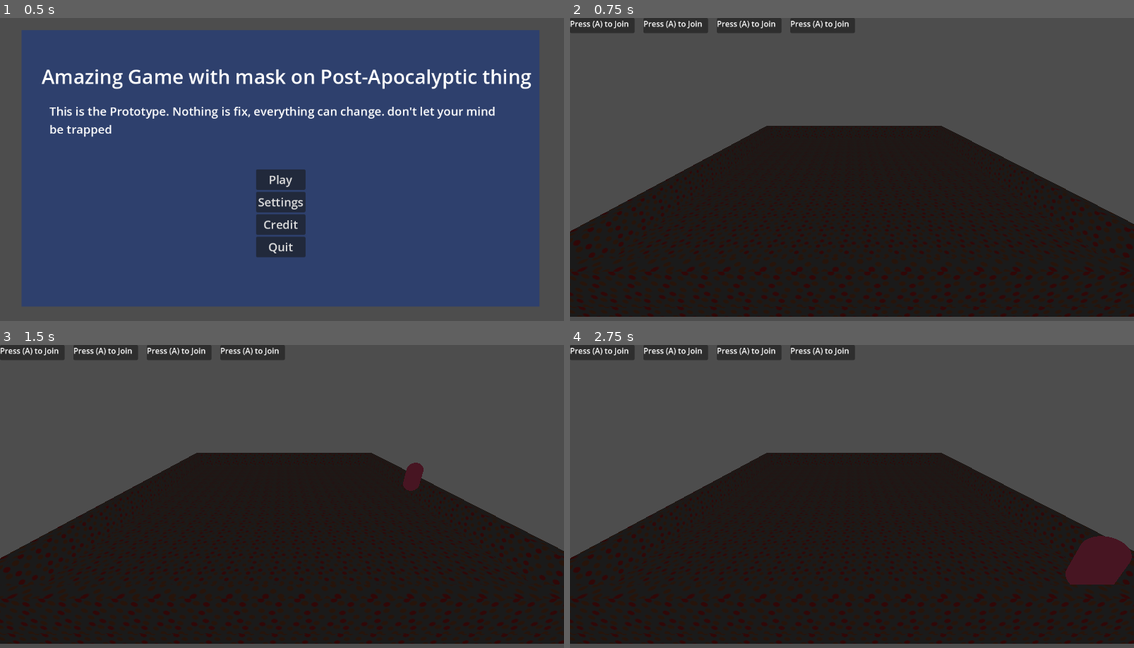
Above: before the commit, frames 1-4 (two rows, left to right).
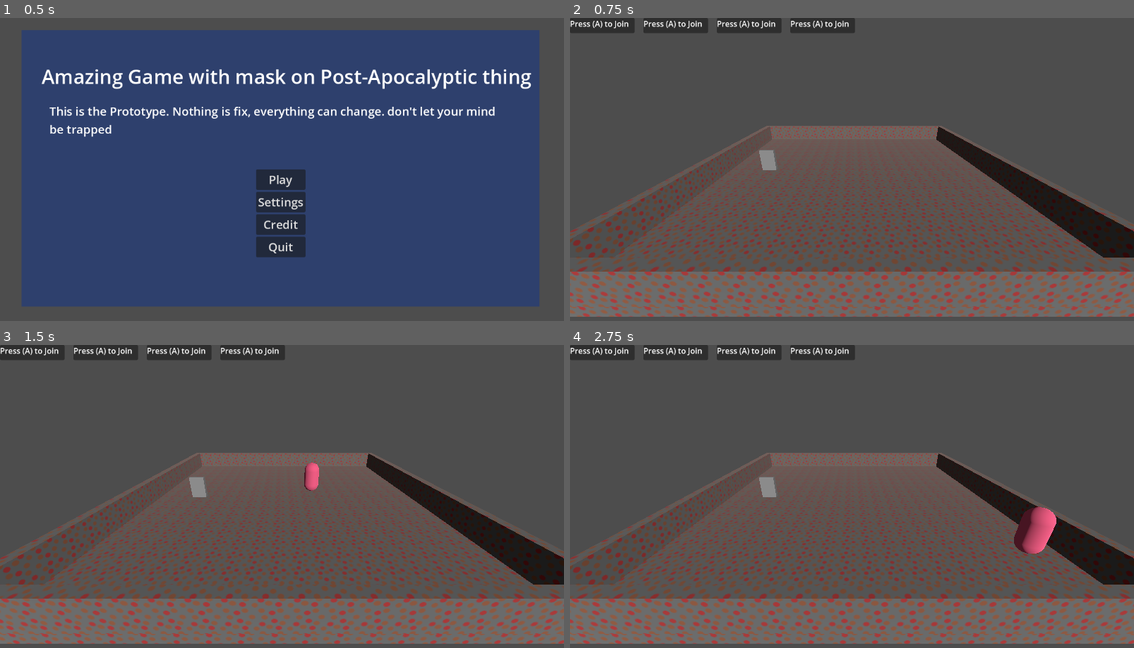
Above: after the commit, the same moments.

Repository: icvara/GGJ26
Game: Godot game, scene res://Menu/Landing_menu.tscn
Same seed, same stepped clock (60 frames per second), same inputs: the game is played once before the commit and once after it.
Inputs:
- Up to frame 1 (0.5 s): no input
- Up to frame 2 (0.75 s): click "Play" at 0.5 s
- Up to frame 3 (1.5 s): tap A (move_left) at 1.25 s; hold D (move_right) from 1.28 s (still down); hold Enter (join_game) from 1.28 s (still down)
- Up to frame 4 (2.75 s): tap A (move_left) at 2 s; release D (move_right) at 2.03 s; release Enter (join_game) at 2.03 s; hold S (move_down) from 2.03 s (still down); tap Enter (join_game) at 2.1 s

Frame 1 is identical in both runs. In frame 2, 48% of the frame differs, in the area x 0-100%, y 35-99%; in frame 3, 48%; in frame 4, 50%.

Commit message:
added a mask, can be taken from othe rplayer

Diff:
--- /dev/null
+++ b/godot-ggj-26/Mask/mask.gd
@@ -0,0 +1,7 @@
+extends CharacterBody3D
+
+
+func _on_area_3d_body_entered(body: Node3D) -> void:
+	if body.is_in_group("players"):
+		if body.mask_equipped == null:
+			body.put_on_mask(self)
--- /dev/null
+++ b/godot-ggj-26/Mask/mask.tscn
@@ -0,0 +1,30 @@
+[gd_scene load_steps=5 format=3 uid="uid://632f50g7ngck"]
+
+[ext_resource type="Script" uid="uid://cbgqwhcmmkfrl" path="res://Mask/mask.gd" id="1_f250e"]
+
+[sub_resource type="BoxMesh" id="BoxMesh_bp1os"]
+size = Vector3(1, 1.5, 0.3)
+
+[sub_resource type="BoxShape3D" id="BoxShape3D_cq5j3"]
+size = Vector3(1, 1.5, 0.3)
+
+[sub_resource type="BoxShape3D" id="BoxShape3D_b1y6m"]
+size = Vector3(1.5, 2, 0.8)
+
+[node name="Mask" type="CharacterBody3D"]
+collision_layer = 0
+collision_mask = 0
+script = ExtResource("1_f250e")
+
+[node name="MeshInstance3D" type="MeshInstance3D" parent="."]
+mesh = SubResource("BoxMesh_bp1os")
+
+[node name="CollisionShape3D" type="CollisionShape3D" parent="."]
+shape = SubResource("BoxShape3D_cq5j3")
+
+[node name="Area3D" type="Area3D" parent="."]
+
+[node name="CollisionShape3D" type="CollisionShape3D" parent="Area3D"]
+shape = SubResource("BoxShape3D_b1y6m")
+
+[connection signal="body_entered" from="Area3D" to="." method="_on_area_3d_body_entered"]
--- a/godot-ggj-26/Player/player.gd
+++ b/godot-ggj-26/Player/player.gd
@@ -2,7 +2,12 @@
 
 var playerID = 0
 
-@export var speed := 50.0
+var mask_equipped = null
+var mask_timer_finished = true
+
+var head_pos = Vector3(0.,1.,0.5)
+
+@export var speed := 10.0
 
 func _physics_process(delta):
 	var direction = Vector3()
@@ -14,14 +19,15 @@
 	if direction.z <0.6 and direction.z > -0.6:
 		direction.z = 0
 
-	if Input.is_action_pressed("move_down"):
-		direction.z = 1
-	if Input.is_action_pressed("move_up"):
-		direction.z = -1
-	if Input.is_action_pressed("move_left"):
-		direction.x = -1
-	if Input.is_action_pressed("move_right"):
-		direction.x = 1
+	if playerID == 3:
+		if Input.is_action_pressed("move_down"):
+			direction.z = 1
+		if Input.is_action_pressed("move_up"):
+			direction.z = -1
+		if Input.is_action_pressed("move_left"):
+			direction.x = -1
+		if Input.is_action_pressed("move_right"):
+			direction.x = 1
 	#if input_vector.length() > 0:
 		#input_vector = input_vector.normalized()
 
@@ -30,3 +36,21 @@
 	velocity.z = direction.z * speed
 
 	move_and_slide()
+
+	if mask_equipped:
+		mask_equipped.global_position = global_position + head_pos
+
+
+func put_on_mask(mask):
+	mask_equipped = mask
+	mask.global_position = global_position + head_pos
+	mask_timer_finished = false
+	await get_tree().create_timer(1.0).timeout
+	mask_timer_finished = true
+
+
+func _on_area_3d_body_entered(body: Node3D) -> void:
+	if body.is_in_group("players"):
+		if body.mask_equipped != null and body.mask_timer_finished:
+			put_on_mask(body.mask_equipped)
+			body.mask_equipped = null
--- a/godot-ggj-26/Player/player.tscn
+++ b/godot-ggj-26/Player/player.tscn
@@ -10,7 +10,11 @@
 [sub_resource type="CapsuleMesh" id="CapsuleMesh_4ntmi"]
 material = SubResource("StandardMaterial3D_l8h54")
 
-[node name="Player" type="CharacterBody3D"]
+[sub_resource type="CapsuleShape3D" id="CapsuleShape3D_l8h54"]
+radius = 0.8
+height = 2.3
+
+[node name="Player" type="CharacterBody3D" groups=["players"]]
 script = ExtResource("1_l8h54")
 
 [node name="CollisionShape3D" type="CollisionShape3D" parent="."]
@@ -18,3 +22,10 @@
 
 [node name="MeshInstance3D" type="MeshInstance3D" parent="."]
 mesh = SubResource("CapsuleMesh_4ntmi")
+
+[node name="Area3D" type="Area3D" parent="."]
+
+[node name="CollisionShape3D" type="CollisionShape3D" parent="Area3D"]
+shape = SubResource("CapsuleShape3D_l8h54")
+
+[connection signal="body_entered" from="Area3D" to="." method="_on_area_3d_body_entered"]
--- a/godot-ggj-26/Player/player_manager.gd
+++ b/godot-ggj-26/Player/player_manager.gd
@@ -8,7 +8,7 @@
 
 func _physics_process(delta: float) -> void:
 	if Input.is_action_pressed("join_game"):
-		invoke_player(0)
+		invoke_player(3)
 
 
 	if Input.is_joy_button_pressed(0, 0):
--- a/godot-ggj-26/main_game.tscn
+++ b/godot-ggj-26/main_game.tscn
@@ -1,10 +1,11 @@
-[gd_scene load_steps=8 format=3 uid="uid://dqmbeay2a7elk"]
+[gd_scene load_steps=9 format=3 uid="uid://dqmbeay2a7elk"]
 
 [ext_resource type="PackedScene" uid="uid://bskh5b5s54qa3" path="res://Maps/world_map_v_1.tscn" id="1_1oj5k"]
 [ext_resource type="PackedScene" uid="uid://db776obwvfsan" path="res://Player/player.tscn" id="2_yx7mw"]
 [ext_resource type="PackedScene" uid="uid://ckkdp706fm4el" path="res://game_manager.tscn" id="3_dugkq"]
 [ext_resource type="PackedScene" uid="uid://c1ieubwd83hes" path="res://Player/player_manager.tscn" id="4_2pltu"]
 [ext_resource type="PackedScene" uid="uid://btoc3r2cul1s5" path="res://Player/HUD.tscn" id="5_f52ns"]
+[ext_resource type="PackedScene" uid="uid://632f50g7ngck" path="res://Mask/mask.tscn" id="6_2pltu"]
 
 [sub_resource type="Sky" id="Sky_ykeeq"]
 
@@ -33,3 +34,9 @@
 player_scene = ExtResource("2_yx7mw")
 
 [node name="HUD" parent="." instance=ExtResource("5_f52ns")]
+
+[node name="DirectionalLight3D" type="DirectionalLight3D" parent="."]
+transform = Transform3D(0.7951772, 0.49415216, 0.3514353, -0.60637707, 0.64801025, 0.4608574, 0, -0.57956564, 0.81492555, 0, 0, 0)
+
+[node name="Mask" parent="." instance=ExtResource("6_2pltu")]
+transform = Transform3D(1, 0, 0, 0, 1, 0, 0, 0, 1, -6.261156, 1.2557755, 0)
Not shown, added: godot-ggj-26/Mask/mask.gd.uid
Not shown: 1 places in godot-ggj-26/Player/player.tscn that only renumber resources
